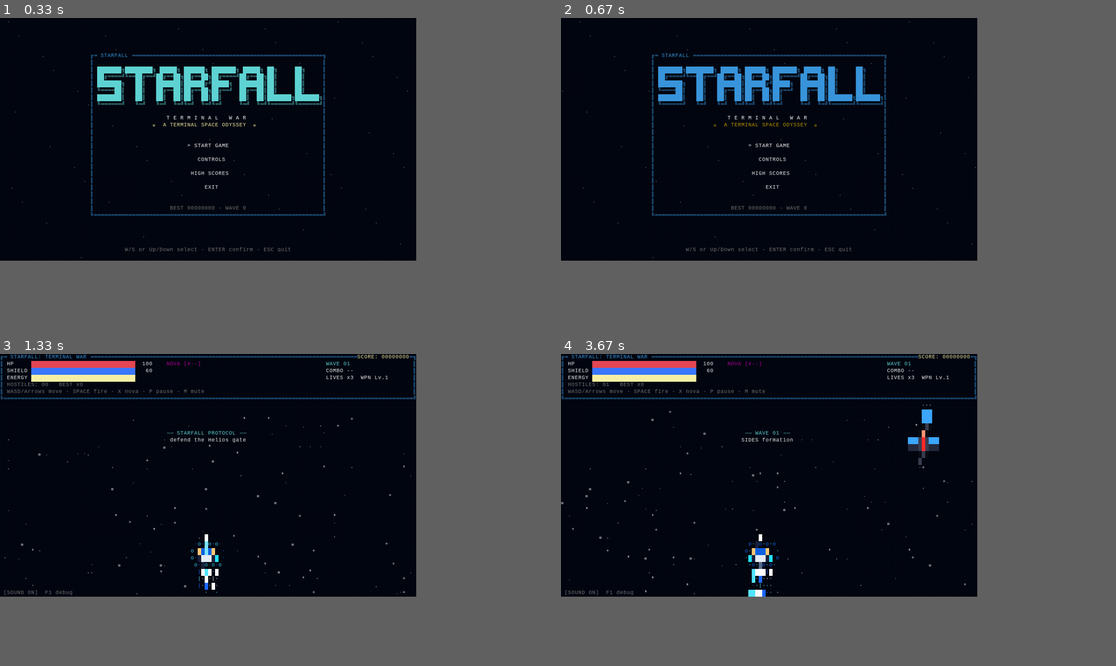
Above: before the commit, frames 1-4 (two rows, left to right).
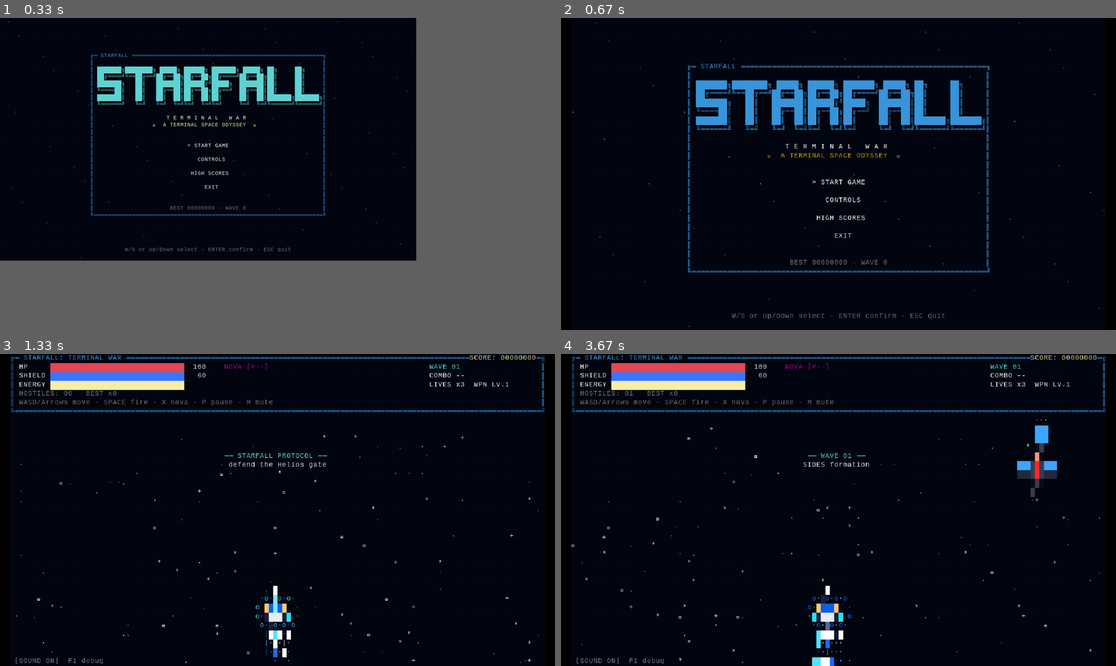
Above: after the commit, the same moments.

Repository: Prajwal-454/STARFALL
Game: pygame game, started from main_gui.py
The game is run twice, just before and just after one commit, with the same random seed, the same clock (stepped at 60 frames per second) and the same inputs.
Inputs:
- Up to frame 1 (0.33 s): no input
- Up to frame 2 (0.67 s): hold F11 from 0.33 s (still down); hold Right from 0.33 s (still down)
- Up to frame 3 (1.33 s): release F11 at 0.8 s; release Right at 0.8 s; tap Enter at 0.83 s; tap Keypad Enter at 1.17 s
- Up to frame 4 (3.67 s): tap Space at 1.5 s; tap F11 at 1.83 s; tap A at 2.17 s; hold F11 2.5-2.97 s; tap Left at 3 s; tap Right at 3.33 s
In our replay, in frame 2 the window is 900x525 before the commit and 1200x675 after it. These sizes can differ from the game's own. Grey fills any space a smaller window leaves; there, only what the larger window draws over its background counts as a difference.

Frame 1 is identical in both runs. In frame 2, 8.7% of the frame differs, in the area x 0-98%, y 1-100%; in frame 3, 6.9%; in frame 4, 8.0%.

Commit message:
GUI: fullscreen mode (F11 toggle, --fullscreen flag)

Diff:
--- a/main_gui.py
+++ b/main_gui.py
@@ -2,7 +2,9 @@
 
 Same game, same saves (data/save.json), rendered with pygame instead of
 ANSI: crisp pixel-art ships, real window, no font/codepage issues.
-Controls are identical to the terminal version.
+Controls are identical to the terminal version, plus:
+    F11             toggle fullscreen
+    --fullscreen    start in fullscreen
 """
 
 import sys
@@ -20,7 +22,7 @@
 
 def main():
     renderer = PygameRenderer()
-    renderer.setup()
+    renderer.setup(fullscreen="--fullscreen" in sys.argv)
     input_sys = PygameInput()
     try:
         game = Game(renderer, input_sys)
@@ -40,6 +42,8 @@
             inp = input_sys.poll()
             if input_sys.closed:
                 break
+            if input_sys.toggle_fullscreen:
+                renderer.set_fullscreen(not renderer.fullscreen)
             t_update = time.perf_counter()
             game.update(dt, inp)
             t_render = time.perf_counter()
--- a/ui/pygame_frontend.py
+++ b/ui/pygame_frontend.py
@@ -85,14 +85,17 @@
         super().__init__()
         self.width, self.height = GRID_W, GRID_H
         self.screen = None
+        self.canvas = None  # fixed 960x560 grid surface, scaled to window
         self.font = None
+        self.fullscreen = False
         self._glyph_cache = {}
 
-    def setup(self):
+    def setup(self, fullscreen=False):
         pygame.init()
-        self.screen = pygame.display.set_mode(
-            (GRID_W * CELL_W, GRID_H * CELL_H))
-        pygame.display.set_caption("STARFALL: TERMINAL WAR (GUI)")
+        self.fullscreen = fullscreen
+        self.canvas = pygame.Surface((GRID_W * CELL_W, GRID_H * CELL_H))
+        self._apply_mode()
+        pygame.display.set_caption("STARFALL: TERMINAL WAR (GUI) — F11 fullscreen")
         try:
             self.font = pygame.font.SysFont("consolas", 14)
         except Exception:
@@ -101,6 +104,18 @@
             self.font = pygame.font.Font(None, 14)
         assert self.font is not None
         self.refresh_size()
+
+    def _apply_mode(self):
+        flags = pygame.FULLSCREEN if self.fullscreen else 0
+        # fullscreen: native resolution; windowed: exact canvas size
+        size = (0, 0) if self.fullscreen else (GRID_W * CELL_W, GRID_H * CELL_H)
+        self.screen = pygame.display.set_mode(size, flags)
+
+    def set_fullscreen(self, on):
+        if on == self.fullscreen:
+            return
+        self.fullscreen = on
+        self._apply_mode()
 
     def restore(self):
         try:
@@ -127,9 +142,9 @@
         return s
 
     def present(self, shake_x=0, shake_y=0, flash_color="", flash_alpha=0.0):
-        if self.screen is None:
+        if self.screen is None or self.canvas is None:
             return
-        self.screen.fill((5, 8, 18))  # deep-space background
+        self.canvas.fill((5, 8, 18))  # deep-space background
         ox, oy = int(shake_x * CELL_W), int(shake_y * CELL_H)
         for y in range(self.height):
             for x in range(self.width):
@@ -139,10 +154,21 @@
                 rgb = ansi_to_rgb(self.colors[y][x])
                 px, py = x * CELL_W + ox, y * CELL_H + oy
                 if ch in BLOCKS:
-                    self.screen.fill(rgb, (px, py, CELL_W, CELL_H))
+                    self.canvas.fill(rgb, (px, py, CELL_W, CELL_H))
                 else:
                     g = self._glyph(ch, rgb)
-                    self.screen.blit(g, (px, py))
+                    self.canvas.blit(g, (px, py))
+        if self.fullscreen:
+            # scale canvas to fit screen, keep aspect (letterbox bars)
+            sw, sh = self.screen.get_size()
+            cw, ch = self.canvas.get_size()
+            scale = min(sw / cw, sh / ch)
+            dw, dh = int(cw * scale), int(ch * scale)
+            frame = pygame.transform.scale(self.canvas, (dw, dh))
+            self.screen.fill((0, 0, 0))
+            self.screen.blit(frame, ((sw - dw) // 2, (sh - dh) // 2))
+        else:
+            self.screen.blit(self.canvas, (0, 0))
         pygame.display.flip()
 
 
@@ -166,17 +192,22 @@
 
     def __init__(self):
         self.closed = False
+        self.toggle_fullscreen = False  # set True on F11, consumed by main loop
         self._held = set()
 
     def poll(self):
         st = InputState()
         pressed = set()
+        self.toggle_fullscreen = False
         for ev in pygame.event.get():
             if ev.type == pygame.QUIT:
                 self.closed = True
             elif ev.type in (pygame.WINDOWFOCUSLOST,):
                 self._held.clear()  # never stick keys on alt-tab
             elif ev.type == pygame.KEYDOWN:
+                if ev.key == pygame.K_F11:
+                    self.toggle_fullscreen = True
+                    continue
                 act = _KEYMAP.get(ev.key)
                 if act:
                     self._held.add(act)
